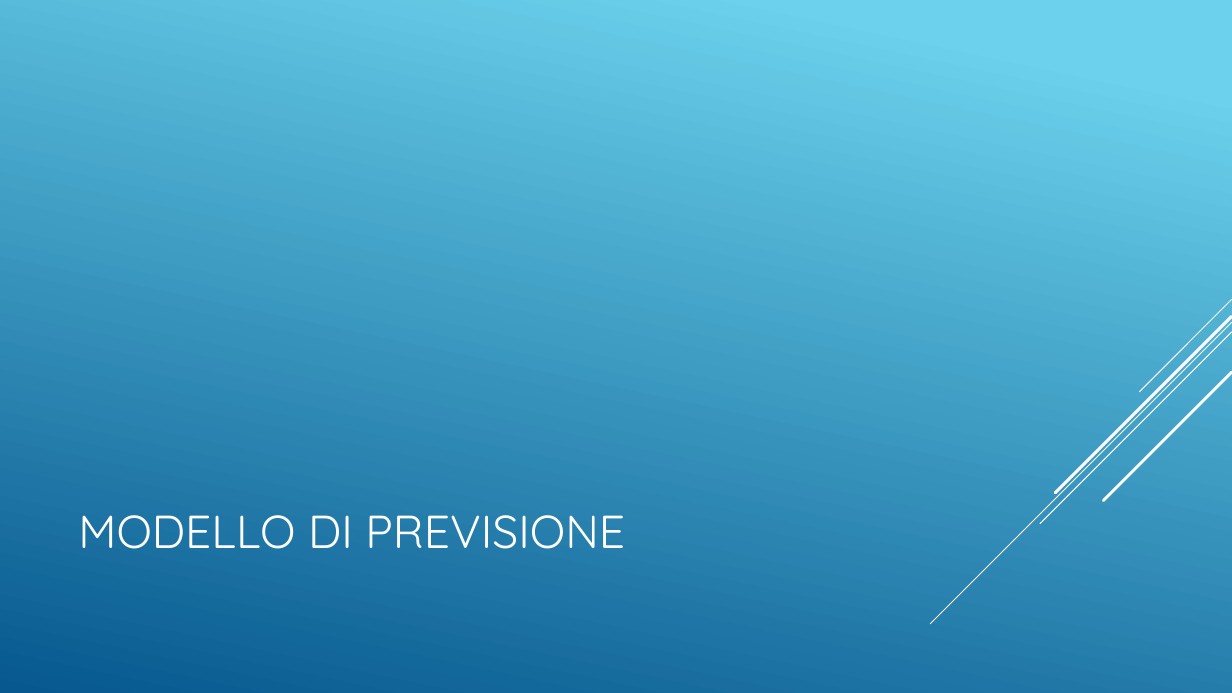
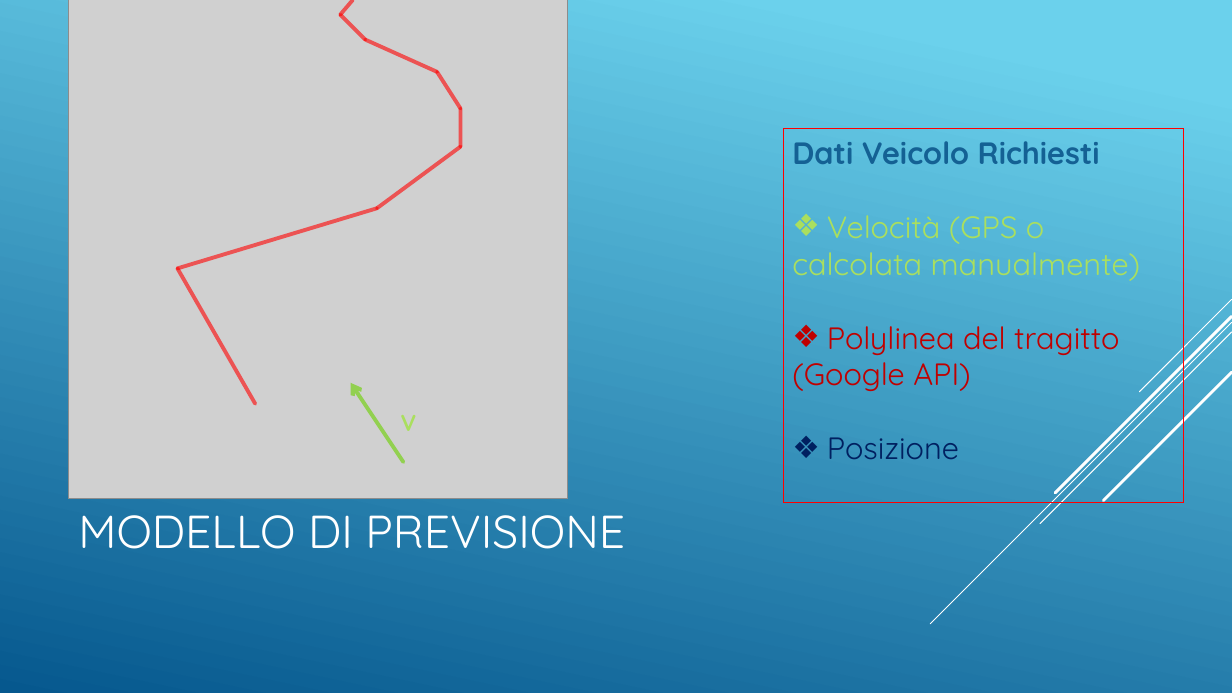
Before and after one commit to Siber93/CarAlertSystem, a slide deck: slide 6 of doc/Vehicles_VS_Humans.pptx. Drawn at 1232x693 pixels with LibreOffice and Linux fonts; fonts in the diff are those of the drawing; grey boxes stand for pictures. Boxes give left, top, right and bottom in pixels: in the first picture for what was removed or moved away, otherwise in the second. Text is boxed around its words. In the diff, an @@ line names an element or a change of style, - is before the commit and + after.

Commit message:
slide

```diff
--- a/doc/Vehicles_VS_Humans.pptx
+++ b/doc/Vehicles_VS_Humans.pptx
@@ picture added at [68, 0, 567, 499] @@
@@ line added from (365, 40) to (340, 15), #FF0000 3 pt @@
@@ line added from (340, 15) to (353, 0), #FF0000 3 pt @@
@@ line added from (437, 72) to (365, 40), #FF0000 3 pt @@
@@ line added from (460, 108) to (437, 72), #FF0000 3 pt @@
@@ line added from (460, 147) to (460, 108), #FF0000 3 pt @@
@@ line added from (377, 208) to (460, 147), #FF0000 3 pt @@
@@ rectangle added at [784, 128, 1185, 502], outline #FF0000 0.75 pt, 24 pt, text #AADF5E @@
+Dati Veicolo Richiesti
+❖ Velocità (GPS o
+calcolata manualmente)
+❖ Polylinea del tragitto
+(Google API)
+❖ Posizione
@@ line added from (177, 268) to (377, 208), #FF0000 3 pt @@
@@ line added from (255, 404) to (177, 268), #FF0000 3 pt @@
@@ arrow added from (404, 462) to (350, 383), #92D050 3 pt @@
@@ text added at [401, 415, 417, 431], 18 pt, text #AADF5E, bold @@
+V
```
Also in this commit, not shown: 1 other slide changed, 7 slides added, 3 slides removed.
